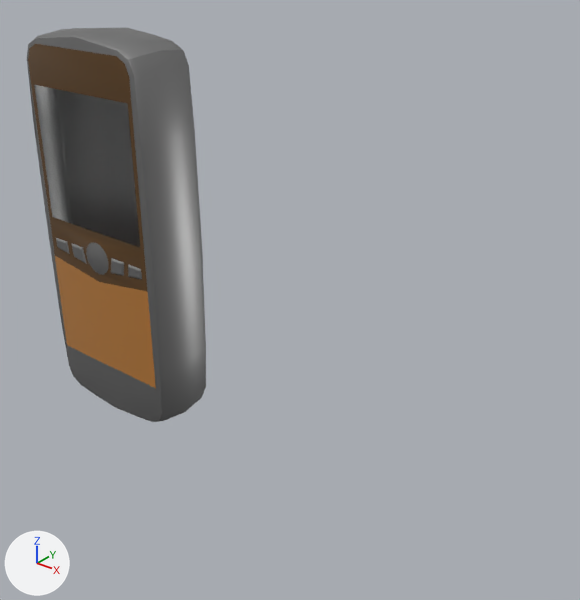
An edit to the Blender file Models/Furnitures.blend, drawn before and after from the same camera.
One viewpoint serves both versions: a 50 mm camera at (0.1796, -0.1444, 0.0866) aimed at (0.0603, 0.0047, -0.0058). Lighting does not change. The marker at lower left points along +X, +Y and +Z. The same objects are shown in both versions, whatever each file hides.

Before the edit, the objects in view are built like this:
```python
me_phone = bpy.data.meshes.new('Phone')
me_phone.from_pydata(...)  # 289 vertices, 244 faces; spans x -0.0246..0.0246, y -0.0107..0.0101, z -0.0582..0.0582
me_phone.polygons.foreach_set('use_smooth', [True] * 244)
# faces by material slot: [227, 14, 1, 2]
me_phone.materials.append(mat_metal)  # grey #9b9b9b
me_phone.materials.append(mat_dark_wood)  # brown #5c401f
me_phone.materials.append(mat_glass)
me_phone.materials.append(mat_plank)  # orange #b67a3a
ob_phone = bpy.data.objects.new('Phone', me_phone)
ob_phone.location = (0.0, 0.0, 0.0)
```
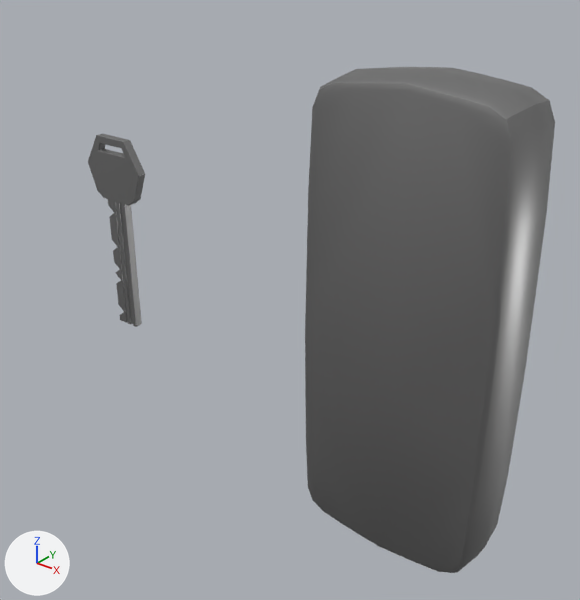
What differs and where, as boxes (x1, y1, x2, y2) in the pictures (580 x 600 px):
'Phone', moved, turned: before (27, 28, 206, 422); after (305, 67, 555, 573)
'Key', added: after (88, 134, 145, 327)

What the commit changed:
Mesh me_key is new.
It has 132 vertices, 122 faces and spans x -0.0112..0.0112, y -0.0012..0.0012, z -0.03..0.0288.
It uses material mat_metal (grey #9b9b9b).
Object 'Phone' (ob_phone) moves from (0.0, 0.0, 0.0) to (0.1, 0.0, 0.0).
Object 'Phone' (ob_phone) turns from (0, 0, 0) to (0, 0, 180) degrees about x, y and z.
Object 'Key' (ob_key) is new; it shows me_key.
Its location is (0.0, 0.0, 0.0).
It gains a BEVEL modifier named 'Bevel'.
Modifier setting: width = 0.001.
Modifier setting: width_pct = 0.001.
Modifier setting: segments = 2.
